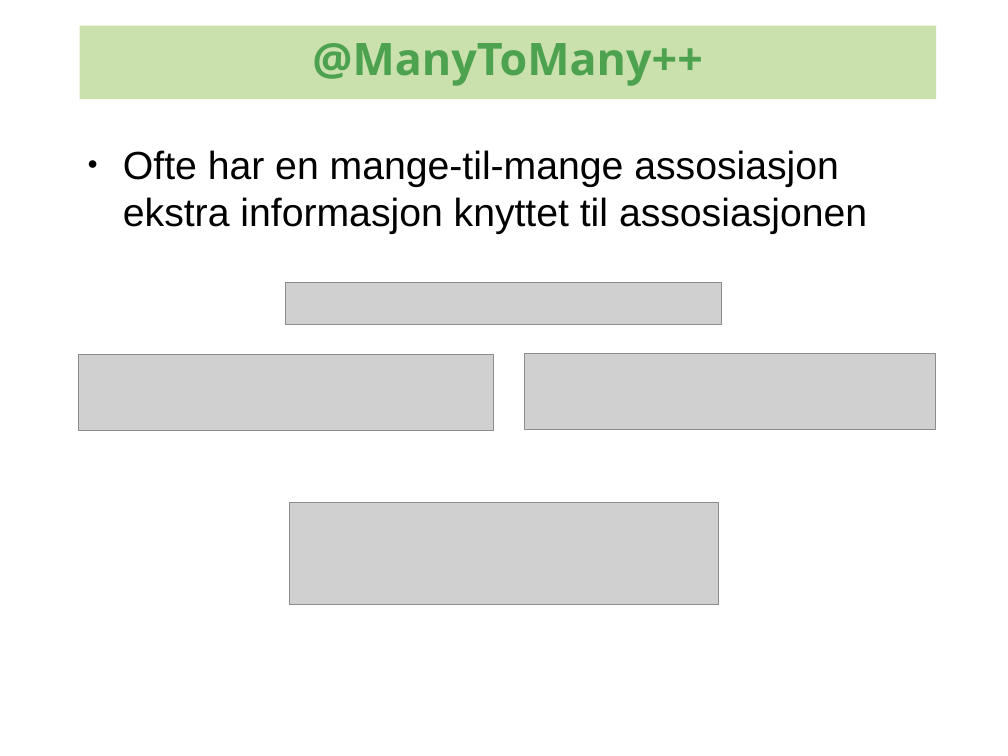
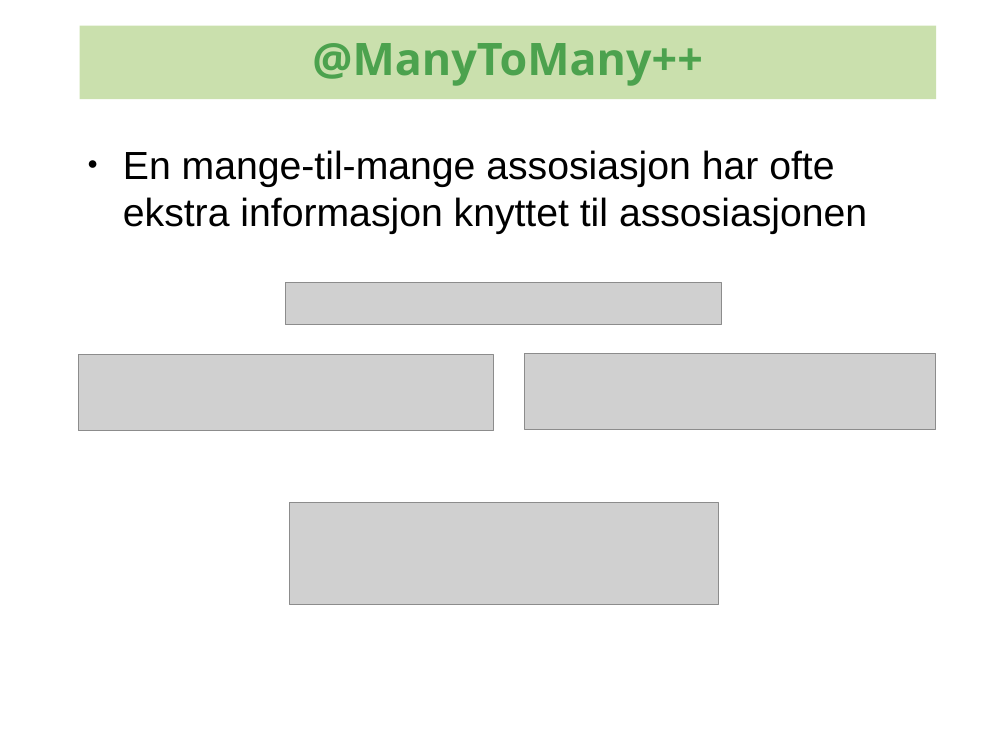
Before and after one commit to kenglxn/seam-maven-refimpl, a slide deck: slide 52 of sandbox/loo/jpa-continued/jpa-continued.odp. Drawn at 1008x756 pixels with LibreOffice and Linux fonts; fonts in the diff are those of the drawing; grey boxes stand for pictures; background and template pictures are left out. Boxes give left, top, right and bottom in pixels: in the first picture for what was removed or moved away, otherwise in the second. Text is boxed around its words. In the diff, an @@ line names an element or a change of style, - is before the commit and + after.

Commit message:
stuff for jpa talk

```diff
--- a/sandbox/loo/jpa-continued/jpa-continued.odp
+++ b/sandbox/loo/jpa-continued/jpa-continued.odp
@@ text at (123,150,867,234): text changed @@
-● Ofte har en mange-til-mange assosiasjon ekstra informasjon knyttet til assosiasjonen
+● En mange-til-mange assosiasjon har ofte ekstra informasjon knyttet til assosiasjonen
```
Also in this commit, not shown: 7 other slides changed.
